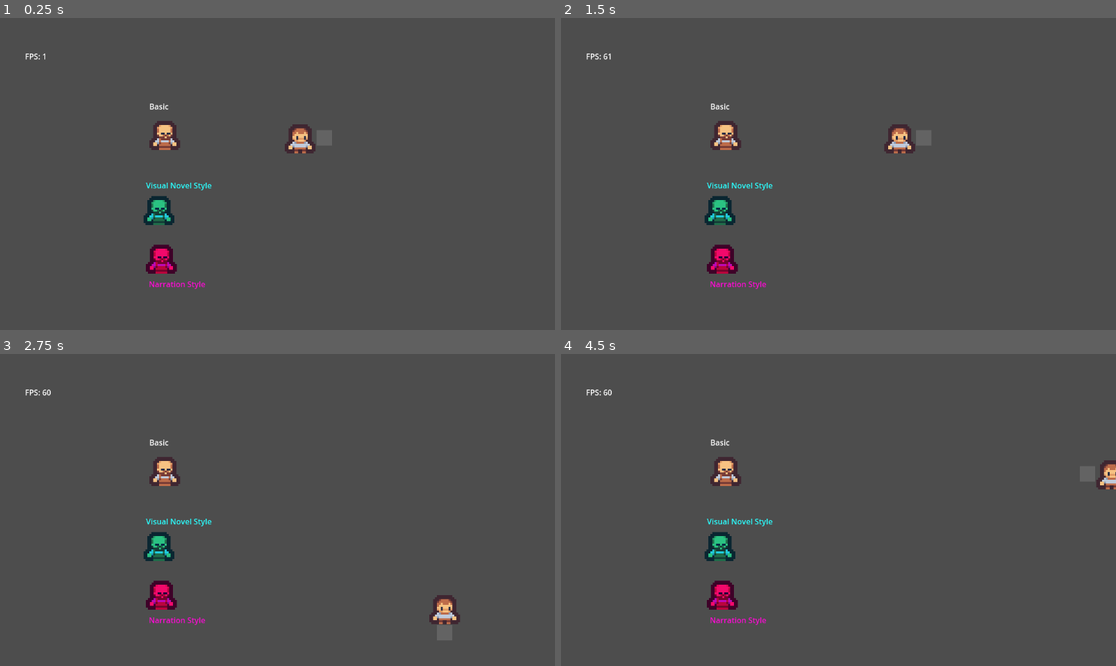
Above: before the commit, frames 1-4 (two rows, left to right).
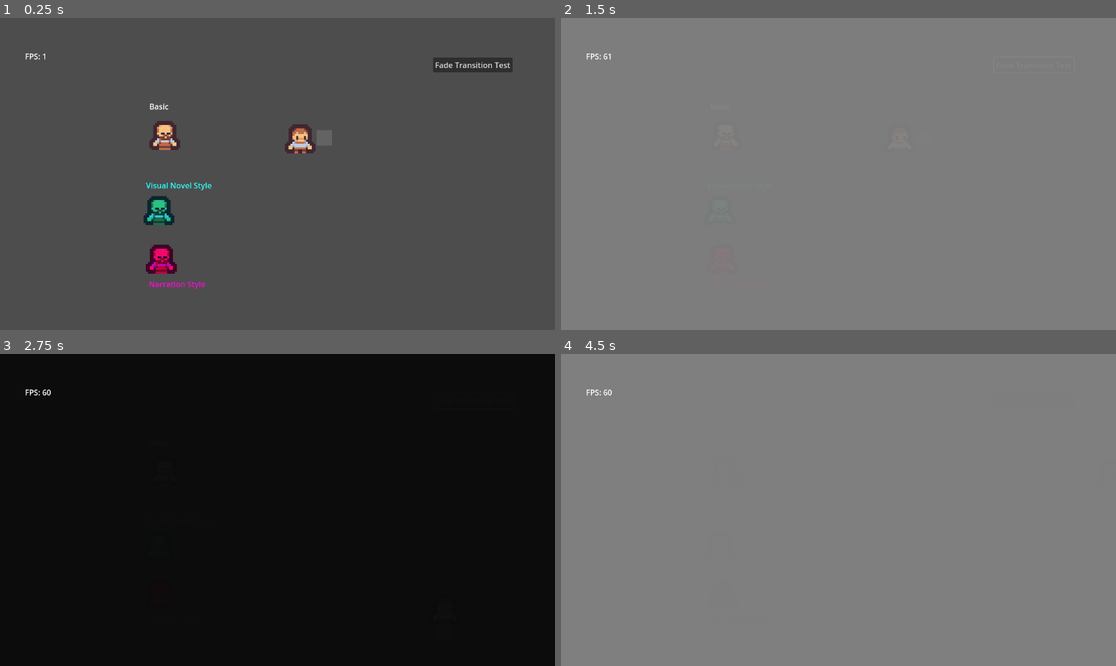
Above: after the commit, the same moments.

Repository: Innocent-Traitor/Cool-Game
Game: Godot game, scene res://main.tscn
Same seed, same stepped clock (60 frames per second), same inputs: the game is played once before the commit and once after it.
Inputs (mouse positions are in pixels of both pictures, inside the frame that each line leads up to):
- Up to frame 1 (0.25 s): no input
- Up to frame 2 (1.5 s): click (1032, 64) at 0.5 s, where only the run after the commit has a clickable "Fade Transition Test"; tap Enter at 1.25 s; hold D (right) from 1.28 s (still down); hold Space (next) from 1.28 s (still down)
- Up to frame 3 (2.75 s): release D (right) at 2.03 s; release Space (next) at 2.03 s; hold S (down) from 2.03 s (still down); tap Space (next) at 2.1 s
- Up to frame 4 (4.5 s): release S (down) at 2.78 s; hold D (right) 2.78-3.53 s; hold Space (next) 2.78-3.53 s; hold W (up) 3.53-4.28 s; tap Space (next) at 3.6 s; hold A (left) from 4.28 s (still down); hold Space (next) from 4.28 s (still down)

The runs differ from the first frame. In frame 1, 0.6% of the frame differs, in the area x 78-93%, y 12-18%; in frame 2, 100%; in frame 3, 100%, in the area x 0-100%, y 0-100%; in frame 4, 100%.

Commit message:
fade transitions

Diff:
--- a/DialogueUI.gd
+++ b/DialogueUI.gd
@@ -13,7 +13,6 @@
 
 func _ready() -> void:
 	process_mode = PROCESS_MODE_DISABLED
-	print('"Both of us shall drown" said the scorpian' )
 
 
 func _get_scene_load_request(scene : String):
@@ -38,7 +37,6 @@
 	handle_text_display([])
 	handle_portrait()
 
-
 ## Gradually display the dialogue box's text
 func handle_text_display(options : Array) -> void:
 	if ($TextBox/TextBoxText.visible_characters >= len($TextBox/TextBoxText.text) or not is_talking):
@@ -50,7 +48,7 @@
 	handle_text_display(options)
 
 
-## Load the next dialogue in the current scene
+## Load the next dialogue in the current LOADED scene
 func load_next_dialogue() -> void:
 	talk_index += 1
 	if (not talk_index > len(current_scene) - 1):
@@ -73,7 +71,7 @@
 	current_talk = current_scene[0]
 	talk_index = 0
 
-
+# Handles portrait animation if do_animation is truthy
 func handle_portrait() -> void:
 	if (not do_animation or not visible): return
 	if (is_talking):
@@ -105,7 +103,6 @@
 		$TextBox/TextBoxText.position = Vector2(256, 443)
 		$TextBox/TextBoxForegroundPanel.size = Vector2(810, 135)
 		$TextBox/TextBoxText.size = Vector2(800, 120)
-
 
 	if (chara['name'] == null):
 		$TextBox/TextBoxNamePanel.visible = false
--- a/Player.gd
+++ b/Player.gd
@@ -5,7 +5,7 @@
 var is_busy : bool = false
 
 func _ready() -> void:
-	pass
+	print("ready")
 
 
 # Called every frame. 'delta' is the elapsed time since the previous frame.
--- /dev/null
+++ b/cutscene_handler.gd
@@ -0,0 +1,60 @@
+extends Node
+class_name Cutscene_Handler
+
+const DEFAULTS = {
+	'fade': {
+		'duration': 1,
+		'color': Color(0, 0, 0)
+	}
+}
+
+## Plays Transitions, First Argument is Transition Type, second is a dictionary containing the options for cutscene customization (OPTIONAL)
+## FadeOut | FadeIn - Fade the Screen a single color for a set duration
+##   duration : int - Duration in seconds for the fade to complete (Default: 1)
+##   color : color - Color of the fade (Default: Color(0, 0, 0))
+func play_transition(type : String, options : Dictionary = {}) -> void:
+	match (type):
+		'FadeOut':
+			fade_out_transition(options)
+		'FadeIn':
+			fade_in_transition(options)
+		_:
+			return
+
+
+func fade_out_transition(options):
+	print('fade out')
+	if (not len(options) == 2):
+		options.duration = DEFAULTS.fade.duration if not options.has('duration') else options.duration
+		options.color = DEFAULTS.fade.color if not options.has('color') else options.color
+
+	var obj = ColorRect.new()
+	obj.size = Vector2(1152, 648)
+	obj.position = Vector2(0, 0)
+	obj.color = options.color
+	obj.modulate.a = 0
+	obj.z_index = 99
+	add_child(obj)
+
+	var tween = create_tween()
+	tween.tween_property(obj, 'modulate:a', 1, options.duration)
+	tween.tween_callback(obj.queue_free)
+
+
+func fade_in_transition(options):
+	print('fade in')
+	if (not len(options) == 2):
+		options.duration = DEFAULTS.fade.duration if not options.has('duration') else options.duration
+		options.color = DEFAULTS.fade.color if not options.has('color') else options.color
+
+	var obj = ColorRect.new()
+	obj.size = Vector2(1152, 648)
+	obj.position = Vector2(0, 0)
+	obj.color = options.color
+	obj.modulate.a = 1
+	obj.z_index = 99
+	add_child(obj)
+
+	var tween = create_tween()
+	tween.tween_property(obj, 'modulate:a', 0, options.duration)
+	tween.tween_callback(obj.queue_free)
--- /dev/null
+++ b/debug_button_transition.gd
@@ -0,0 +1,7 @@
+extends Button
+
+
+func _on_pressed():
+	CutsceneHandler.play_transition('FadeOut', {'color': Color(.5, .5, .5)})
+	await get_tree().create_timer(1).timeout
+	CutsceneHandler.play_transition('FadeIn', {'duration': 3})
--- a/main.tscn
+++ b/main.tscn
@@ -6,6 +6,7 @@
 [ext_resource type="PackedScene" uid="uid://yyty7iutk84o" path="res://canvas_layer.tscn" id="3_vf8kp"]
 [ext_resource type="Script" path="res://test_talk_2.gd" id="4_108lc"]
 [ext_resource type="Script" path="res://test_talk_3.gd" id="5_arq20"]
+[ext_resource type="Script" path="res://debug_button_transition.gd" id="7_vijn0"]
 
 [node name="Node2D" type="Node2D"]
 
@@ -57,4 +58,14 @@
 [node name="DialogueScene" parent="CanvasLayer" index="0"]
 visible = false
 
+[node name="Button" type="Button" parent="."]
+offset_left = 899.0
+offset_top = 82.0
+offset_right = 1064.0
+offset_bottom = 113.0
+text = "Fade Transition Test"
+script = ExtResource("7_vijn0")
+
+[connection signal="pressed" from="Button" to="Button" method="_on_pressed"]
+
 [editable path="CanvasLayer"]
--- a/project.godot
+++ b/project.godot
@@ -19,6 +19,7 @@
 [autoload]
 
 DialogueDB="*res://dialogue_db.gd"
+CutsceneHandler="*res://cutscene_handler.gd"
 
 [input]
 
Not shown: 1 places in main.tscn that only renumber resources
